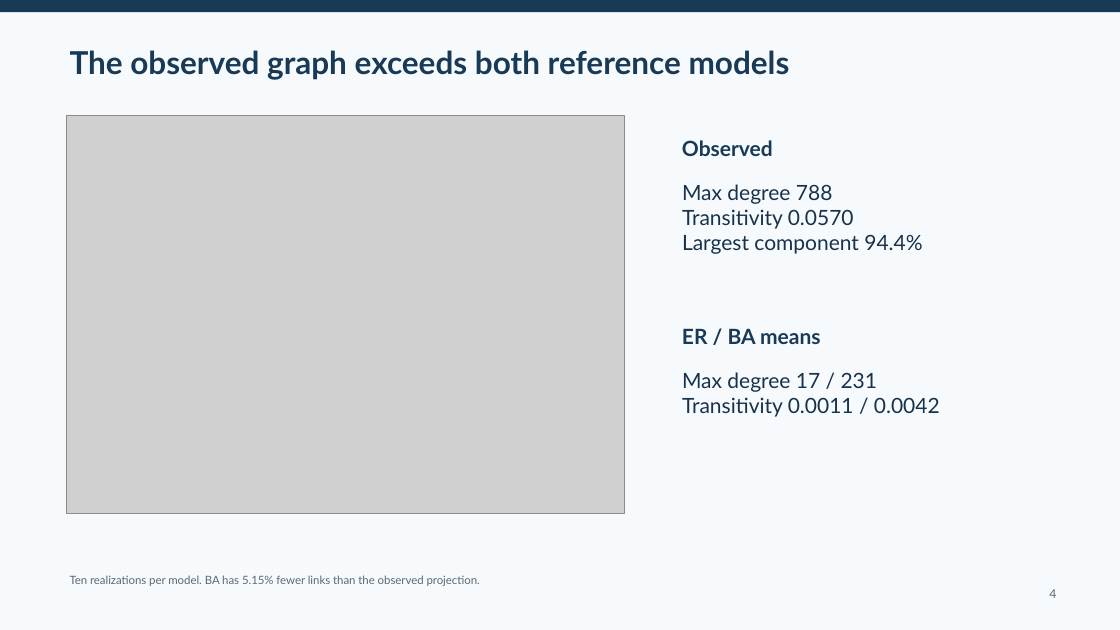
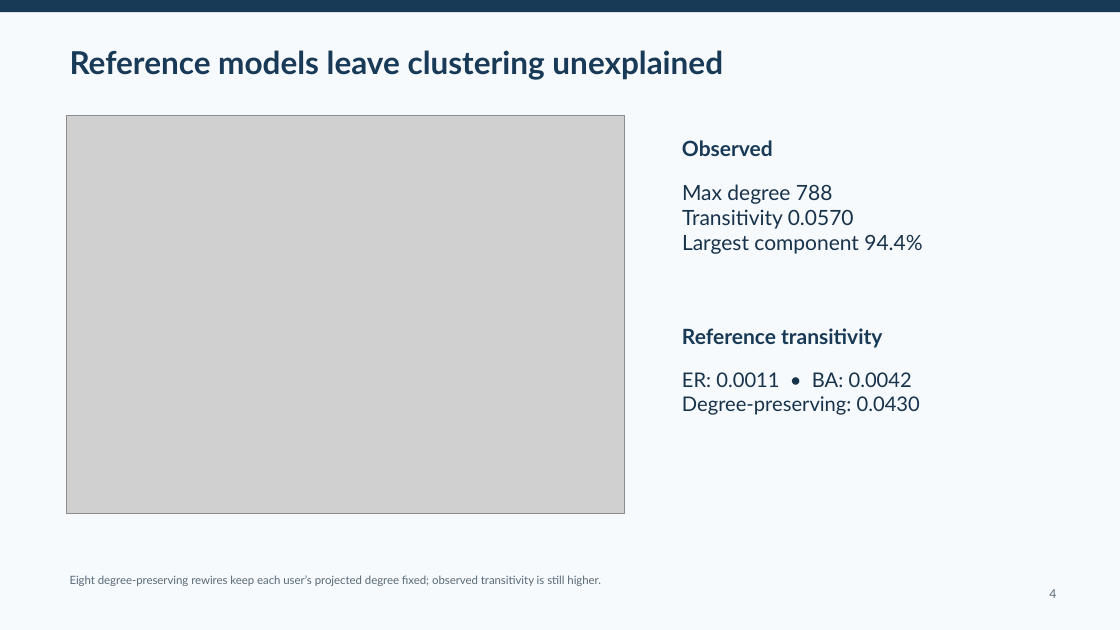
Before and after one commit to O-2wice/bitcoin-otc-trust-network-science, a slide deck: slide 4 of presentation/bitcoin_otc_network_science.pptx. Drawn at 1120x630 pixels with LibreOffice and Linux fonts; fonts in the diff are those of the drawing; grey boxes stand for pictures. Boxes give left, top, right and bottom in pixels: in the first picture for what was removed or moved away, otherwise in the second. Text is boxed around its words. In the diff, an @@ line names an element or a change of style, - is before the commit and + after.

```diff
--- a/presentation/bitcoin_otc_network_science.pptx
+++ b/presentation/bitcoin_otc_network_science.pptx
@@ text at <box>70,50,723,80</box>: text changed @@
-The observed graph exceeds both reference models
+Reference models leave clustering unexplained
@@ text at <box>682,328,882,348</box>: text changed @@
-ER / BA means
+Reference transitivity
@@ text at <box>682,372,920,415</box>: text changed; size 18 to 17.2 pt @@
-Max degree 17 / 231
-Transitivity 0.0011 / 0.0042
+ER: 0.0011 • BA: 0.0042
+Degree-preserving: 0.0430
@@ text at <box>70,575,601,586</box>: text changed @@
-Ten realizations per model. BA has 5.15% fewer links than the observed projection.
+Eight degree-preserving rewires keep each user’s projected degree fixed; observed transitivity is still higher.
```
Also in this commit, not shown: 4 other slides changed, 2 slides added, 16 other files.
